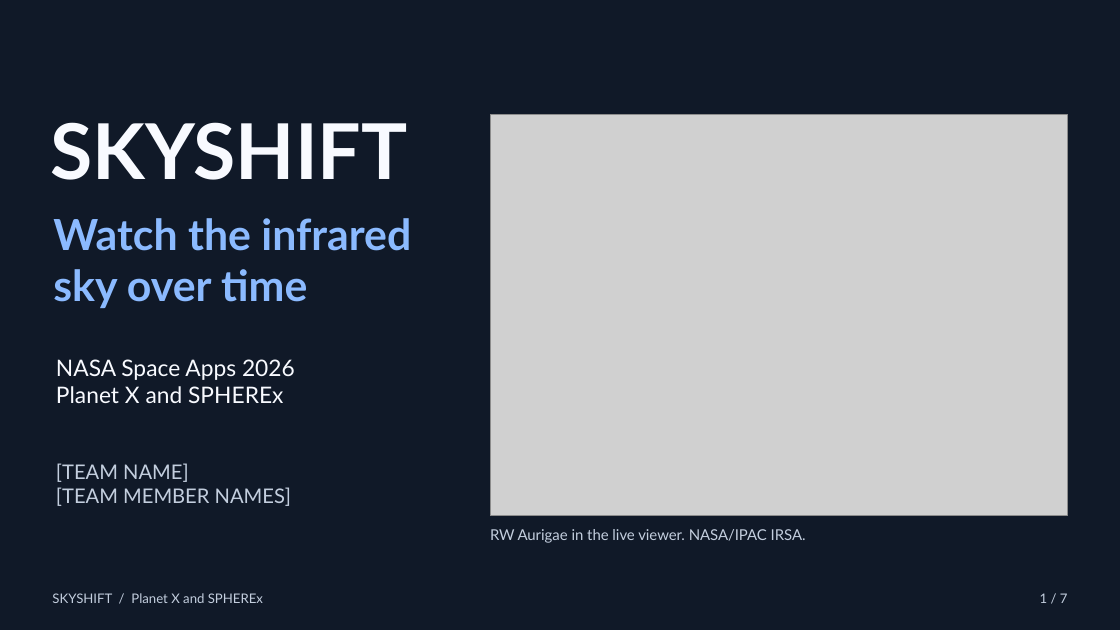
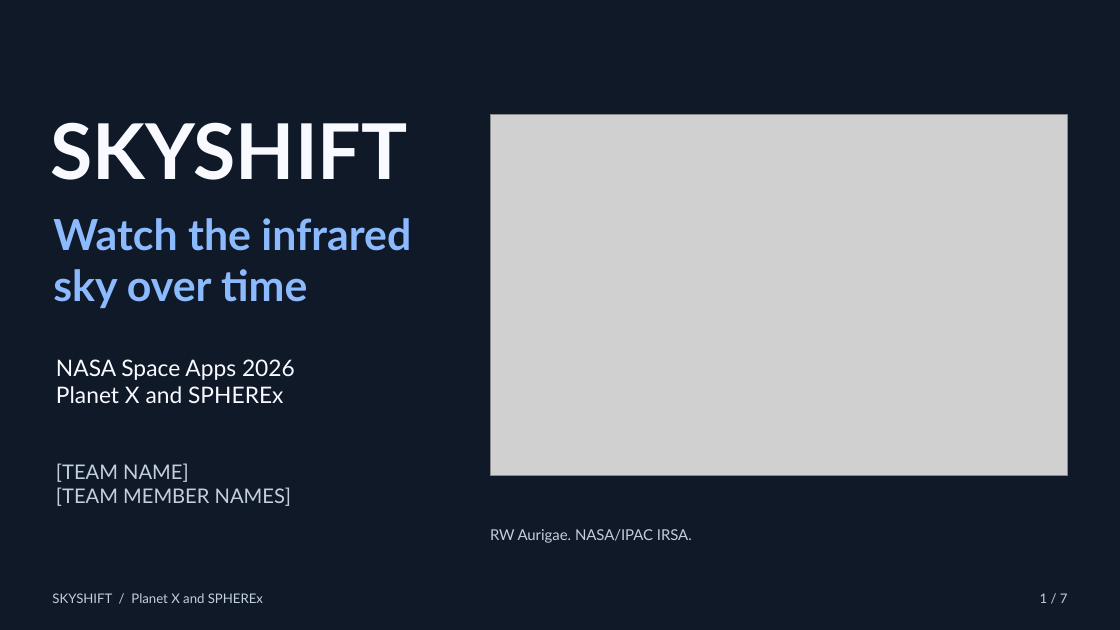
Before and after one commit to MuathYasin000/SKYSHIFT-, a slide deck: slide 1 of docs/demo/SKYSHIFT-demo.pptx. Drawn at 1120x630 pixels with LibreOffice and Linux fonts; fonts in the diff are those of the drawing; grey boxes stand for pictures. Boxes give left, top, right and bottom in pixels: in the first picture for what was removed or moved away, otherwise in the second. Text is boxed around its words. In the diff, an @@ line names an element or a change of style, - is before the commit and + after.

Commit message:
Rebuild the seven-slide demo and project screenshots

```diff
--- a/docs/demo/SKYSHIFT-demo.pptx
+++ b/docs/demo/SKYSHIFT-demo.pptx
@@ picture: place and size @@
-picture at (490,114,1068,515)
+picture at (490,114,1068,476)
@@ text at (490,529,692,543): text changed @@
-RW Aurigae in the live viewer. NASA/IPAC IRSA.
+RW Aurigae. NASA/IPAC IRSA.
```
Also in this commit, not shown: 5 other slides changed, 7 other files.
